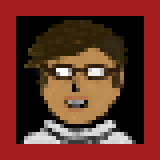
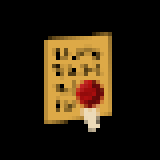
Layers edited between the first and the second 160x160 image:
hid "down copy" over box(0, 0, 160, 160)
hid "Upgrade Workers 2" over box(0, 0, 160, 160)
added layer "Upgrade Earth Depth 1" above "Deprecated Upgrade" over box(0, 0, 160, 160)
